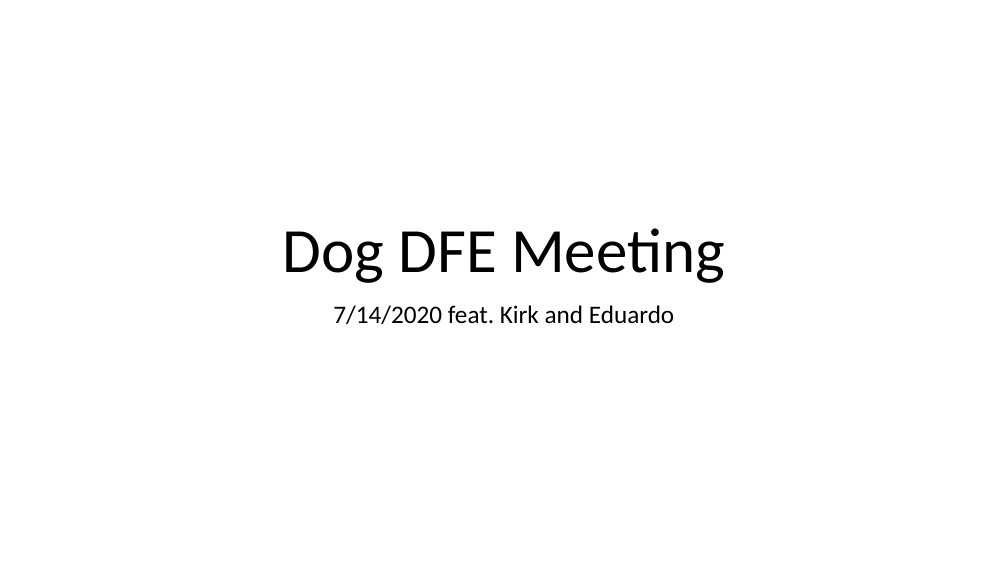
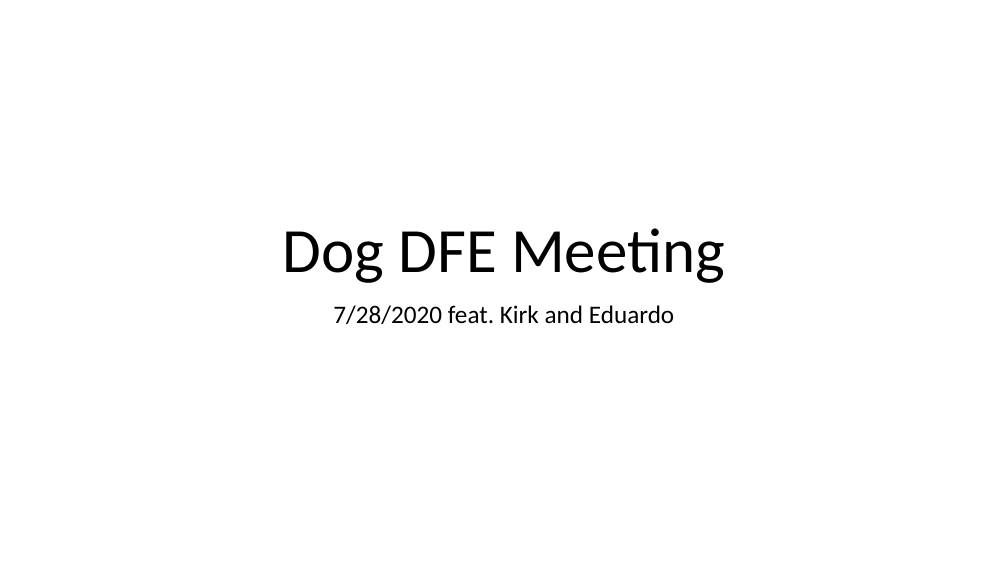
Before and after one commit to jon-mah/lohmueller_lab, a slide deck: slide 1 of 20200714/2020_07_28_dog_dfe_meeting.pptx. Drawn at 1008x567 pixels with LibreOffice and Linux fonts; fonts in the diff are those of the drawing. Boxes give left, top, right and bottom in pixels: in the first picture for what was removed or moved away, otherwise in the second. Text is boxed around its words. In the diff, an @@ line names an element or a change of style, - is before the commit and + after.

```diff
--- a/20200714/2020_07_28_dog_dfe_meeting.pptx
+++ b/20200714/2020_07_28_dog_dfe_meeting.pptx
@@ subtitle at (x1=333, y1=305, x2=674, y2=324): text changed @@
-7/14/2020 feat. Kirk and Eduardo
+7/28/2020 feat. Kirk and Eduardo
```
Also in this commit, not shown: 2 other slides changed, 7 slides added, 20 slides removed, 16 other files.
